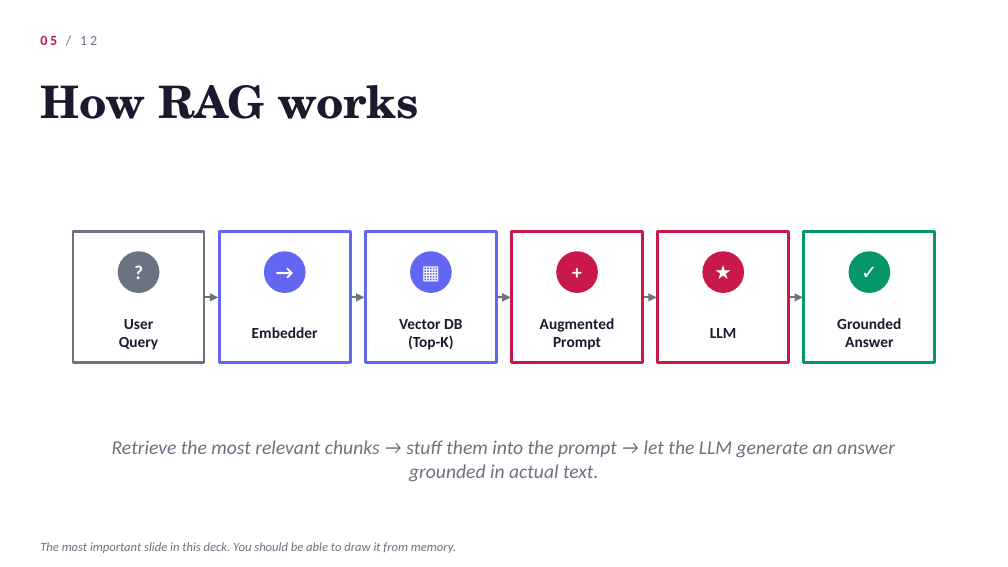
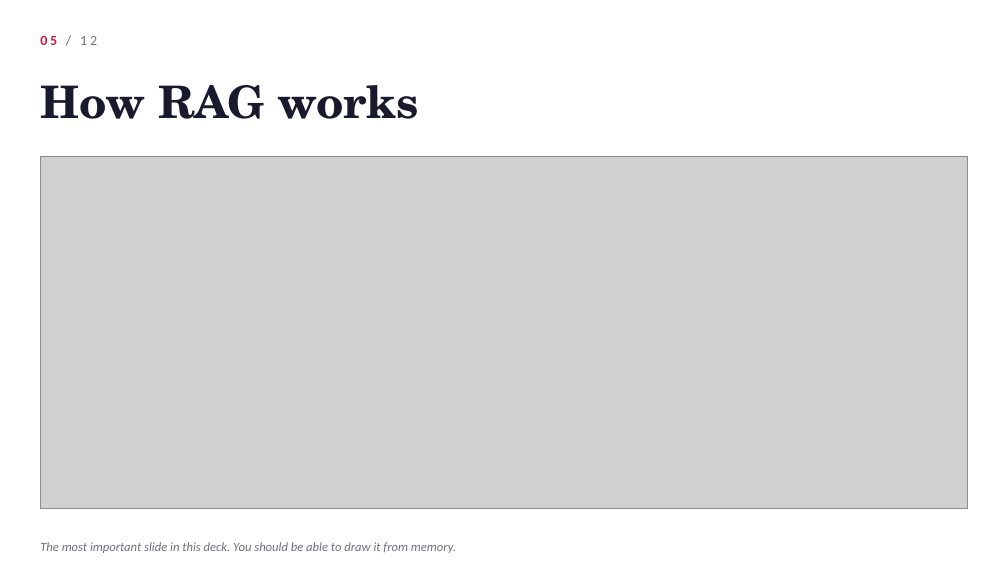
Before and after one commit to hakanotal/workshop-rag-chatbot, a slide deck: slide 5 of workshop_slides.pptx. Drawn at 1008x567 pixels with LibreOffice and Linux fonts; fonts in the diff are those of the drawing; grey boxes stand for pictures. Boxes give left, top, right and bottom in pixels: in the first picture for what was removed or moved away, otherwise in the second. Text is boxed around its words. In the diff, an @@ line names an element or a change of style, - is before the commit and + after.

```diff
--- a/workshop_slides.pptx
+++ b/workshop_slides.pptx
@@ picture added at <box>40,156,968,509</box> @@
@@ rectangle removed at <box>73,232,204,363</box> @@
@@ rectangle removed at <box>219,232,350,363</box> @@
@@ rectangle removed at <box>365,232,496,363</box> @@
@@ rectangle removed at <box>512,232,643,363</box> @@
@@ rectangle removed at <box>658,232,789,363</box> @@
@@ rectangle removed at <box>803,232,934,363</box> @@
@@ ellipse removed at <box>119,252,159,292</box> @@
@@ text removed at <box>119,252,159,292</box> @@
-?
@@ ellipse removed at <box>264,252,304,292</box> @@
@@ text removed at <box>264,252,304,292</box> @@
-→
@@ ellipse removed at <box>411,252,452,292</box> @@
@@ text removed at <box>411,252,452,292</box> @@
-▦
@@ ellipse removed at <box>557,252,598,292</box> @@
@@ text removed at <box>557,252,598,292</box> @@
-+
@@ ellipse removed at <box>703,252,743,292</box> @@
@@ text removed at <box>703,252,743,292</box> @@
-★
@@ ellipse removed at <box>850,252,890,292</box> @@
@@ text removed at <box>850,252,890,292</box> @@
-✓
@@ arrow removed from (206, 297) to (219, 297) @@
@@ arrow removed from (351, 297) to (365, 297) @@
@@ arrow removed from (497, 297) to (511, 297) @@
@@ arrow removed from (643, 297) to (656, 297) @@
@@ arrow removed from (789, 297) to (802, 297) @@
@@ text removed at <box>119,319,158,350</box> @@
-User
-Query
@@ text removed at <box>252,327,318,338</box> @@
-Embedder
@@ text removed at <box>399,319,462,350</box> @@
-Vector DB
-(Top-K)
@@ text removed at <box>540,318,615,350</box> @@
-Augmented
-Prompt
@@ text removed at <box>710,328,736,338</box> @@
-LLM
@@ text removed at <box>837,318,901,347</box> @@
-Grounded
-Answer
@@ text removed at <box>112,440,895,482</box> @@
-Retrieve the most relevant chunks → stuff them into the prompt → let the LLM generate an answer grounded in actual text.
```
Also in this commit, not shown: 3 other slides changed, 12 other files.
